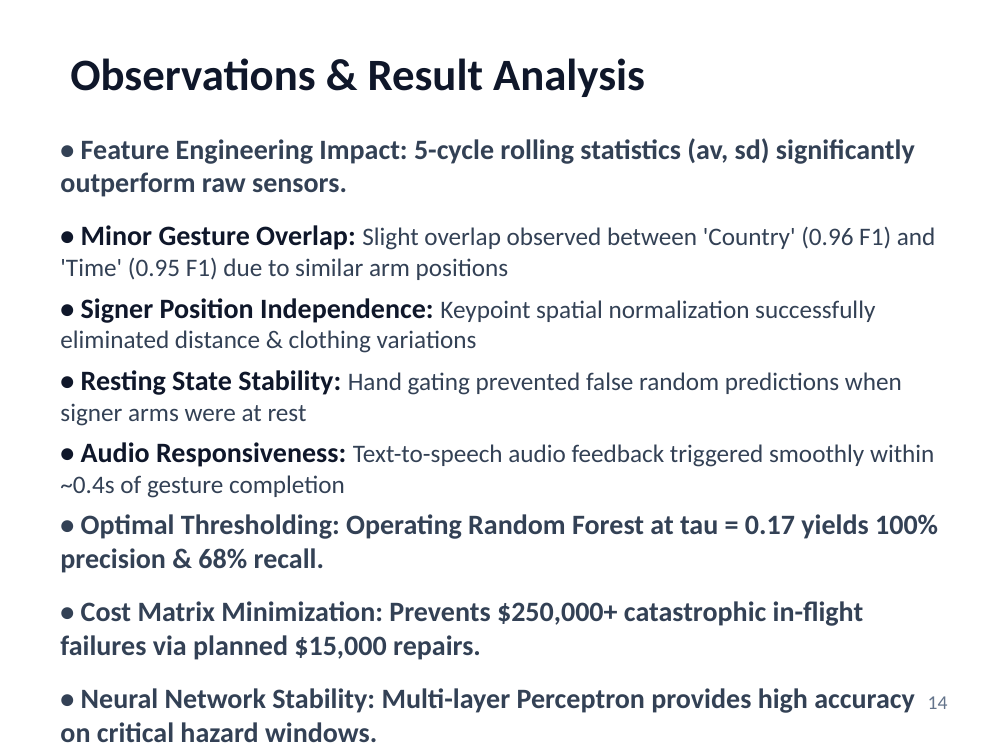
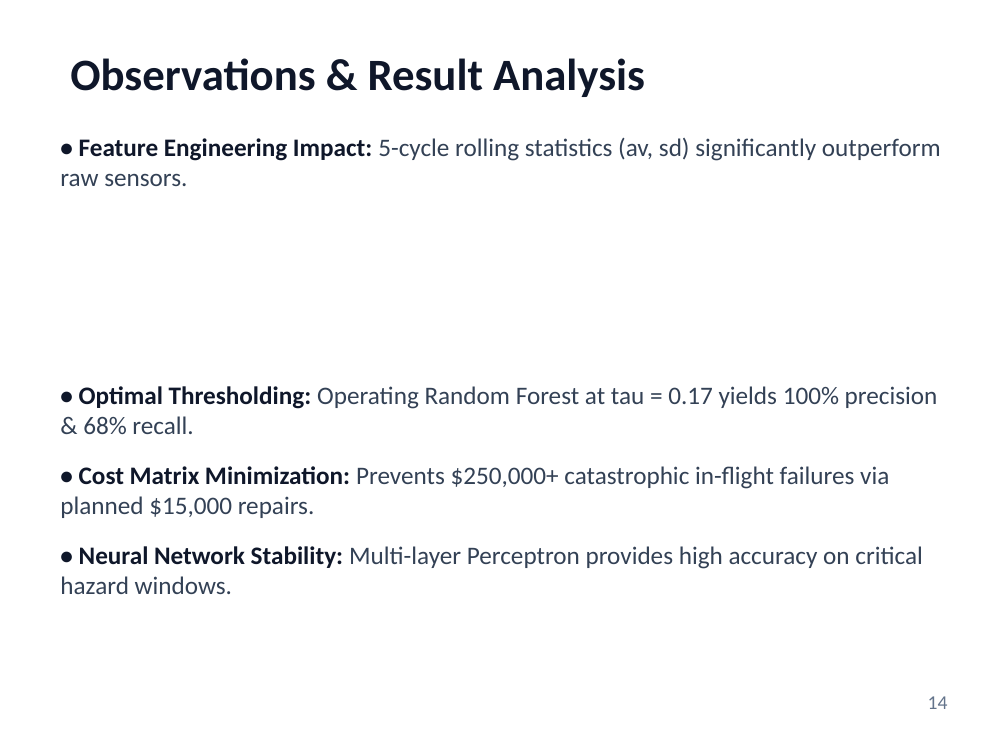
Before and after one commit to PiyushTiwari2051/Predictive-Master, a slide deck: slide 14 of Internship Presentation PPTs Template Final.pptx. Drawn at 1008x756 pixels with LibreOffice and Linux fonts; fonts in the diff are those of the drawing. Boxes give left, top, right and bottom in pixels: in the first picture for what was removed or moved away, otherwise in the second. Text is boxed around its words. In the diff, an @@ line names an element or a change of style, - is before the commit and + after.

Commit message:
Update presentation with bold bullet headers and 1:1 SLR capstone styling

```diff
--- a/Internship Presentation PPTs Template Final.pptx
+++ b/Internship Presentation PPTs Template Final.pptx
@@ text "• Feature Engineering Impact: 5-cycle ..." at (60,138,941,594): size 20 to 18 pt; text colour #334155 to #0F172A in "• Feature Engineering Impact:", "• Optimal Thresholding:", "• Cost Matrix Minimization:", "• Neural Network Stability:"; bold off in "5-cycle rolling statistics (av, sd) significantly outperform ...", "Operating Random Forest at tau = 0.17 ...", "Prevents $250,000+ catastrophic in-flight failures via plann ...", "Multi-layer Perceptron provides high accuracy on critical ..." @@
@@ text at (60,225,936,498): paragraphs removed @@
-• Minor Gesture Overlap: Slight overlap observed between 'Country' (0.96 F1) and 'Time' (0.95 F1) due to similar arm positions
-• Signer Position Independence: Keypoint spatial normalization successfully eliminated distance & clothing variations
-• Resting State Stability: Hand gating prevented false random predictions when signer arms were at rest
-• Audio Responsiveness: Text-to-speech audio feedback triggered smoothly within ~0.4s of gesture completion
```
Also in this commit, not shown: 15 other slides changed, 1 other file.
